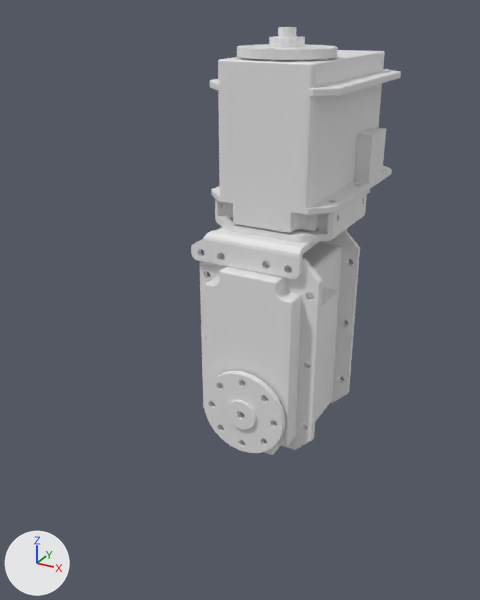
An edit to the COLLADA model arrg/ua_robots/wubble_arm_description/meshes/collada/L2_shoulder_pan_link.dae, drawn before and after from the same camera.
Before and after are seen from a 50 mm lens placed at (0.0843, -0.1804, 0.0613), pointed at (-0.0031, -0.0215, -0.0182). Every picture has the same lights, and +X, +Y and +Z are marked at lower left. Vertices at the same position are counted once.

The first picture shows 'node'.
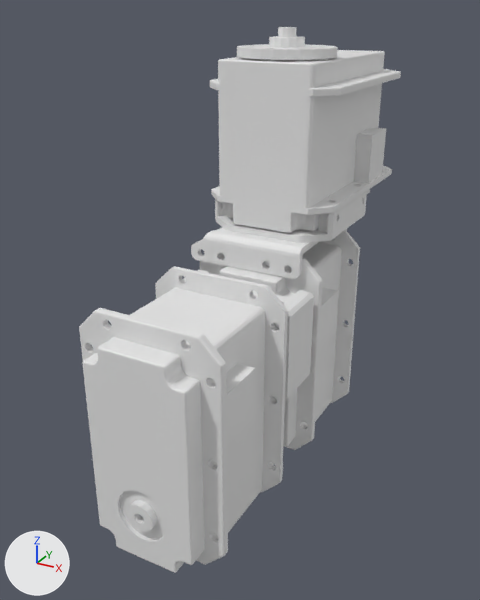
Changed parts and their boxes [x1, y1, x2, y2] in the pictures (480 x 600 px):
```json
{"object": "node", "change": "reshaped", "before": [191, 27, 401, 455], "after": [79, 27, 401, 573], "on screen": "53% wider, 28% taller"}
{"part": 1, "of": "me_shape0", "change": "added", "after": [79, 266, 288, 573]}
{"part": 2, "of": "me_shape0", "change": "added", "after": [183, 270, 314, 400]}
{"part": 3, "of": "me_shape0", "change": "cut back", "before": [204, 88, 341, 454], "after": [283, 88, 341, 446]}
```

Scene script edits in JSON lines:
```json
{"block": "me_shape0", "where": "# used by ob_node; location = (0.0, 0.0, 0.0)"}
{"op": "remove", "block": "me_shape0", "code": "me_shape0.from_pydata(...)  # 8964 vertices, 18250 faces; spans x -0.0215..0.0201, y -0.027..0.0506, z -0.069..0.0564"}
{"op": "add", "block": "me_shape0", "code": "me_shape0.from_pydata(...)  # 11361 vertices, 23132 faces; spans x -0.0215..0.0201, y -0.079..0.0506, z -0.069..0.0564"}
{"block": "me_shape0", "change": "me_shape0 part 1: a new loose piece of 2285 vertices spanning x -0.0201..0.0201, y -0.079..-0.024, z -0.069..-0.0039"}
{"block": "me_shape0", "change": "me_shape0 part 2: a new loose piece of 620 vertices spanning x -0.0195..0.0195, y -0.0355..-0.0195, z -0.039..-0.012"}
{"block": "me_shape0", "change": "me_shape0 part 3: 43 vertices moved from x -0.0169..0.0199, y -0.023..0.0235, z -0.0619..0.0421 to x -0.0169..0.0199, y -0.023..0.0235, z -0.062..0.0421; 555 vertices removed from x -0.014..0.0139, y -0.027..0.0235, z -0.0685..-0.0405; 47 vertices added at x -0.0074..0.0071, y -0.024..0.0235, z -0.062..-0.047"}
```
